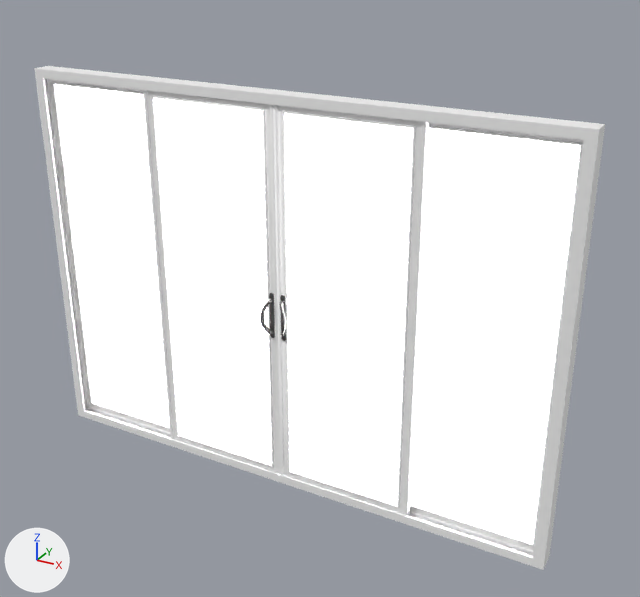
A saved change to the FBX model Assets/Assets/Walls/Doors/SlidingDoor.fbx.
One viewpoint serves both versions: a camera (50 mm lens) standing at (4.17, -3.53, 2.91) and looking at (2.19, 0.06, 1.11). Arrows for +X, +Y and +Z are at lower left; the lights stay in place. Where no turn or scale is listed for an object, it has been applied to the vertices. Vertices at the same position are counted once.

The first picture shows 'SlidingDoor_01', 'SlidingDoor_02', 'SlidingDoor_Frame'.
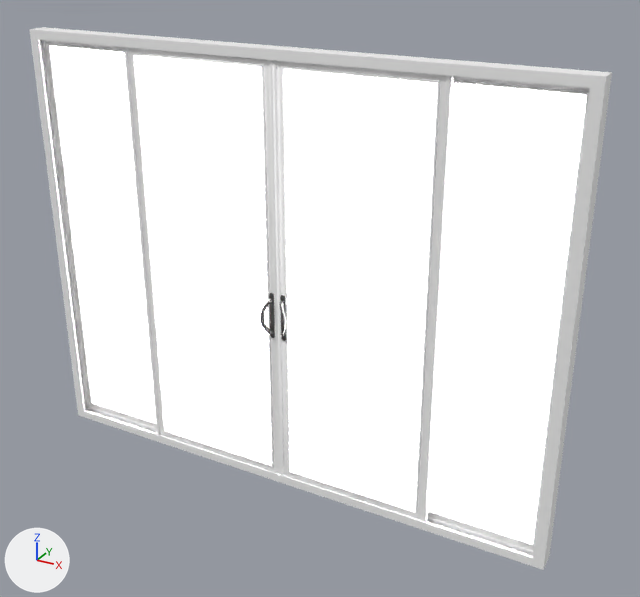
Where the newer file only moved an object's origin or applied its transform, the numbers keep the older frame.

The change, as a diff of the scene's bpy script:
```diff
--- a/Assets/Assets/Walls/Doors/SlidingDoor.fbx.py
+++ b/Assets/Assets/Walls/Doors/SlidingDoor.fbx.py
@@ me_cube_013 @@
 # used by ob_slidingdoor_frame; location = (0.0, 0.0, 0.0)
-me_cube_013.from_pydata(...)  # 264 vertices, 254 faces; spans x 0.52..3.48, y -0.05..0.06, z 0.0..2.13
+me_cube_013.from_pydata(...)  # 264 vertices, 254 faces; spans x 0.52..3.48, y -0.05..0.06, z 0.0..2.33
+# me_cube_013 part 1: the loose piece of 72 vertices spanning x 0.54..1.3, y 0.01..0.05, z 0.02..2.11 is scaled about its middle by (0.859, 1, 1.1), then moved by (-0.05, 0.0, 0.1)
+# me_cube_013 part 2: the loose piece of 72 vertices spanning x 2.7..3.46, y 0.01..0.05, z 0.02..2.11 is scaled about its middle by (0.859, 1, 1.1), then moved by (0.05, 0.0, 0.1)
+# me_cube_013 part 3: the 1 vertex in x 1.26, y 0.02, z 2.08 is moved by (-0.1, 0.0, 0.2)
+# me_cube_013 part 4: 29 of the vertices in x 0.52..0.58, y -0.05..0.06, z 2.08..2.13 are moved by (0.0, 0.0, 0.2)
+# me_cube_013 part 5: 29 of the vertices in x 3.42..3.48, y -0.05..0.06, z 2.08..2.13 are moved by (0.0, 0.0, 0.2)
+# me_cube_013 part 6: the 1 vertex in x 2.74, y 0.02, z 2.08 is moved by (0.1, 0.0, 0.2)
 me_cube_013.materials.append(mat_m_movieset)
@@ me_cube_032 @@
 me_cube_032.from_pydata(...)  # 496 vertices, 477 faces; spans x -0.76..0.0, y -0.05..0.09, z 0.0..2.08
 # used by ob_slidingdoor_02; location = (2.758, -0.035, 0.024)
-me_cube_032.vertices[72].co = (-0.04, 0.01, 0.03)
-me_cube_032.vertices[73].co = (-0.04, 0.01, 2.06)  # pixel (417, 121)
-me_cube_032.vertices[75].co = (-0.72, 0.01, 2.06)
+# me_cube_032 part 7: the loose piece of 72 vertices spanning x -0.76..0.0, y 0.0..0.04, z 0.0..2.08 is scaled about its middle by (1.14, 1, 1.1), then moved by (0.05, 0.0, 0.1)
+# me_cube_032 part 8
+me_cube_032.vertices[72].co = (0.06, 0.01, 0.03)
+me_cube_032.vertices[73].co = (0.06, 0.01, 2.26)
+me_cube_032.vertices[75].co = (-0.72, 0.01, 2.26)  # pixel (281, 61)
 me_cube_032.materials.append(mat_m_movieset)
@@ me_cube_020 @@
 me_cube_020.from_pydata(...)  # 496 vertices, 477 faces; spans x 0.0..0.76, y -0.07..0.07, z 0.0..2.08
 # used by ob_slidingdoor_01; location = (1.24, -0.016, 0.024)
-me_cube_020.vertices[72].co = (0.04, -0.01, 0.03)  # pixel (177, 438)
-me_cube_020.vertices[73].co = (0.04, -0.01, 2.06)  # pixel (151, 90)
-me_cube_020.vertices[75].co = (0.72, -0.01, 2.06)
+# me_cube_020 part 9: the loose piece of 72 vertices spanning x 0.0..0.76, y -0.02..0.02, z 0.0..2.08 is scaled about its middle by (1.14, 1, 1.1), then moved by (-0.05, 0.0, 0.1)
+# me_cube_020 part 10
+me_cube_020.vertices[72].co = (-0.06, -0.01, 0.03)
+me_cube_020.vertices[73].co = (-0.06, -0.01, 2.26)  # pixel (132, 48)
+me_cube_020.vertices[75].co = (0.72, -0.01, 2.26)
 me_cube_020.materials.append(mat_m_movieset)
```

What differs and where, as boxes [x1, y1, x2, y2] in the pictures (640 x 597 px; the box of a moved part takes in the faces that stretch with it):
'SlidingDoor_Frame', reshaped (8% taller)
    before: [34, 66, 605, 570]
    after: [29, 27, 612, 570]
'SlidingDoor_02', reshaped (16% wider, 12% taller)
    before: [273, 105, 430, 516]
    after: [272, 60, 455, 522]
'SlidingDoor_01', reshaped (14% wider, 11% taller)
    before: [143, 90, 281, 474]
    after: [124, 47, 281, 474]
part 1 of me_cube_013, moved or reshaped
    before: [45, 79, 170, 436]
    after: [41, 40, 157, 432]
part 2 of me_cube_013, moved or reshaped
    before: [410, 123, 583, 555]
    after: [428, 76, 590, 555]
part 3 of me_cube_013, moved or reshaped
    before: [56, 84, 170, 426]
    after: [51, 46, 156, 422]
part 4 of me_cube_013, moved or reshaped
    before: [34, 69, 86, 415]
    after: [29, 29, 86, 415]
part 5 of me_cube_013, moved or reshaped
    before: [34, 66, 605, 570]
    after: [30, 27, 612, 570]
part 6 of me_cube_013, moved or reshaped
    before: [412, 128, 581, 543]
    after: [430, 83, 587, 543]
part 7 of me_cube_032, moved or reshaped
    before: [273, 105, 430, 516]
    after: [272, 60, 455, 522]
part 8 of me_cube_032, moved or reshaped
    before: [285, 113, 413, 505]
    after: [285, 69, 438, 510]
part 9 of me_cube_020, moved or reshaped
    before: [143, 90, 281, 474]
    after: [124, 47, 281, 474]
part 10 of me_cube_020, moved or reshaped
    before: [155, 98, 263, 434]
    after: [135, 55, 263, 434]
